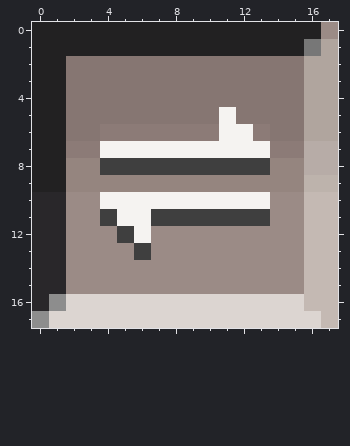
Pixel-art sprite, stored at control/classic/perspective/perspective_simple_active.png. Above, as it was before the edit.
The file is 18x18 pixels. Colours within 5 levels of each other are drawn and written as one.
After the commit:
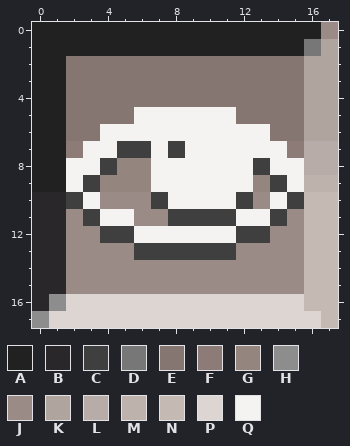
Palette (. is transparent): A #222122  B #29272a  C #3f3f3f  D #777777  E #867672  F #8c7b77  G #95857f  H #8d8d8d  J #9b8b86  K #b0a59e  L #b7aca7  M #bdb3ac  N #c4b9b3  P #dcd5d1  Q #f5f3f1
Difference:
y 5: x 6..10 EEEEE -> QQQQQ
y 6: x 4..10 FFFFFFF -> QQQQQQQ; x 13 F -> Q
y 7: x 3 F -> Q; x 5..6 QQ -> CC; x 8 Q -> C; x 14 F -> Q
y 8: x 2..3 GG -> QQ; x 5..12 CCCCCCCC -> GGQQQQQQ; x 14..15 GG -> QQ
y 9: x 2..3 GG -> QC; x 7..12 GGGGGG -> QQQQQQ; x 14..15 GG -> CQ
y 10: x 2..7 JJQQQQ -> CQJJJC; x 12..15 QQJJ -> CJQC
y 11: x 3..4 JC -> CQ; x 6..7 QC -> JJ; x 12..14 CCJ -> QQC
y 12: x 4 J -> C; x 7..13 JJJJJJJ -> QQQQQCC
y 13: x 7..11 JJJJJ -> CCCCC
Where, in picture pixels (left, top, right, bottom), the same in both pictures:
changed: (66, 107, 304, 260)
